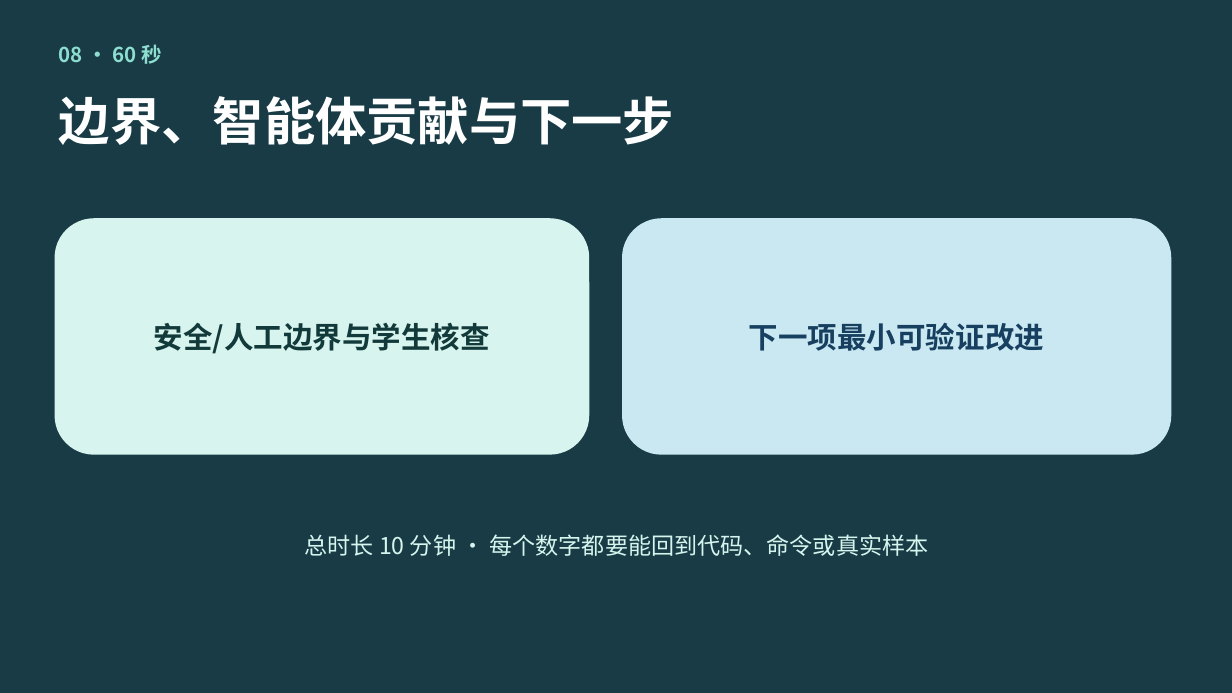
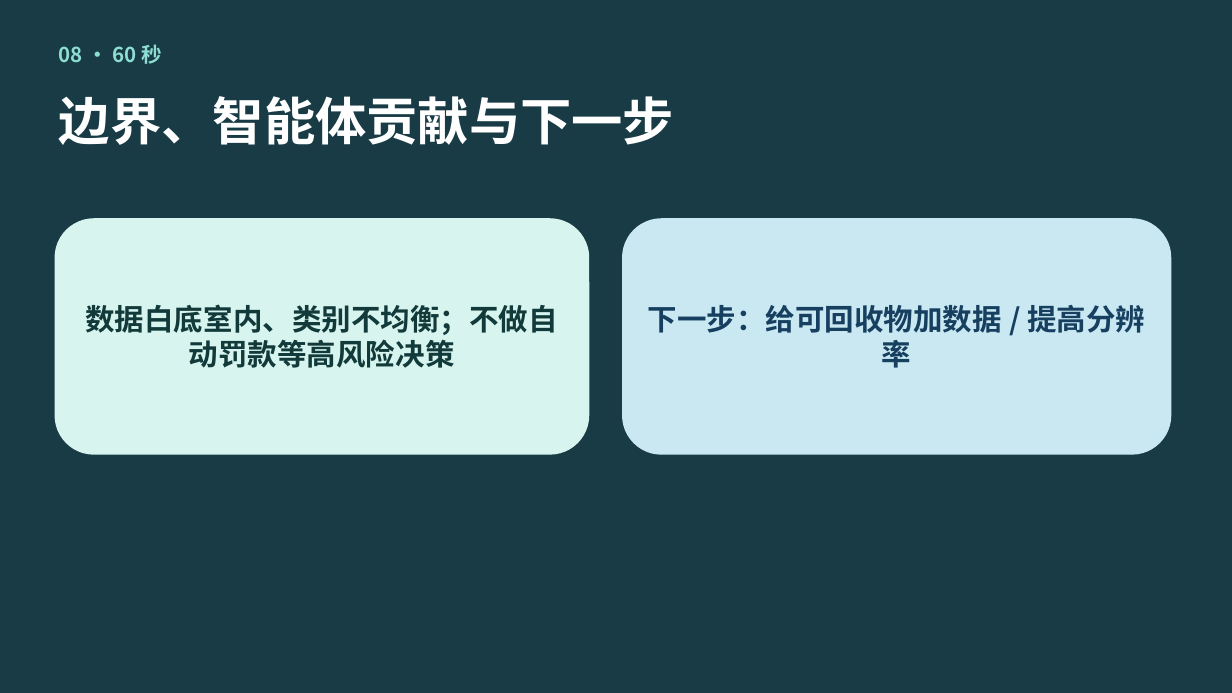
Before and after one commit to CGXZL/ai-camp-2026-final--, a slide deck: slide 8 of presentation.pptx. Drawn at 1232x693 pixels with LibreOffice and Linux fonts; fonts in the diff are those of the drawing. Boxes give left, top, right and bottom in pixels: in the first picture for what was removed or moved away, otherwise in the second. Text is boxed around its words. In the diff, an @@ line names an element or a change of style, - is before the commit and + after.

```diff
--- a/presentation.pptx
+++ b/presentation.pptx
@@ text in rounded rectangle at [85,304,557,368]: text changed @@
-安全/人工边界与学生核查
+数据白底室内、类别不均衡；不做自动罚款等高风险决策
@@ text in rounded rectangle at [648,305,1145,368]: text changed @@
-下一项最小可验证改进
+下一步：给可回收物加数据 / 提高分辨率
@@ text removed at [305,534,929,556] @@
-总时长 10 分钟 · 每个数字都要能回到代码、命令或真实样本
```
Also in this commit, not shown: 5 other slides changed, 2 slides added, 2 slides removed.
